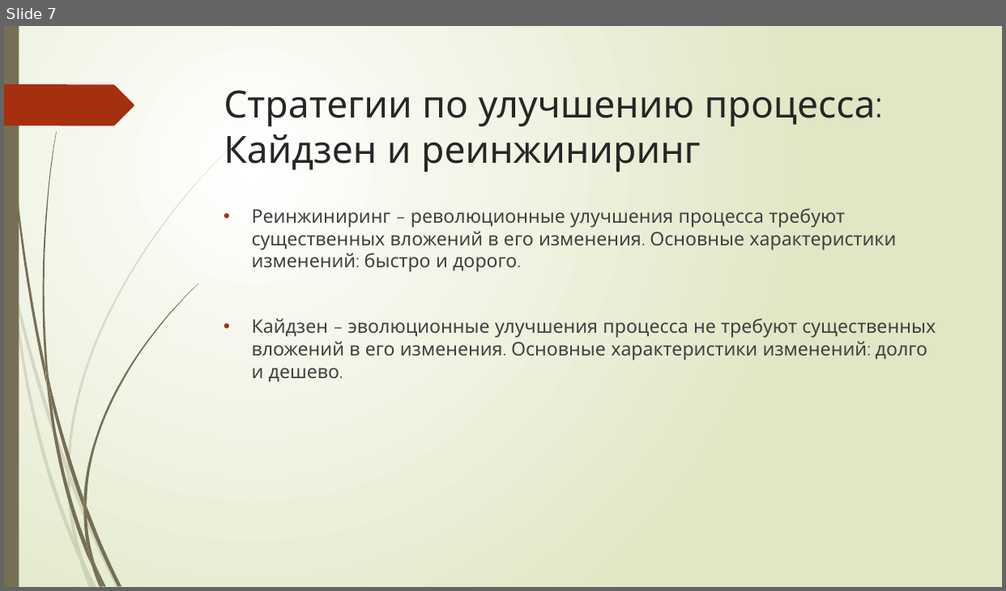
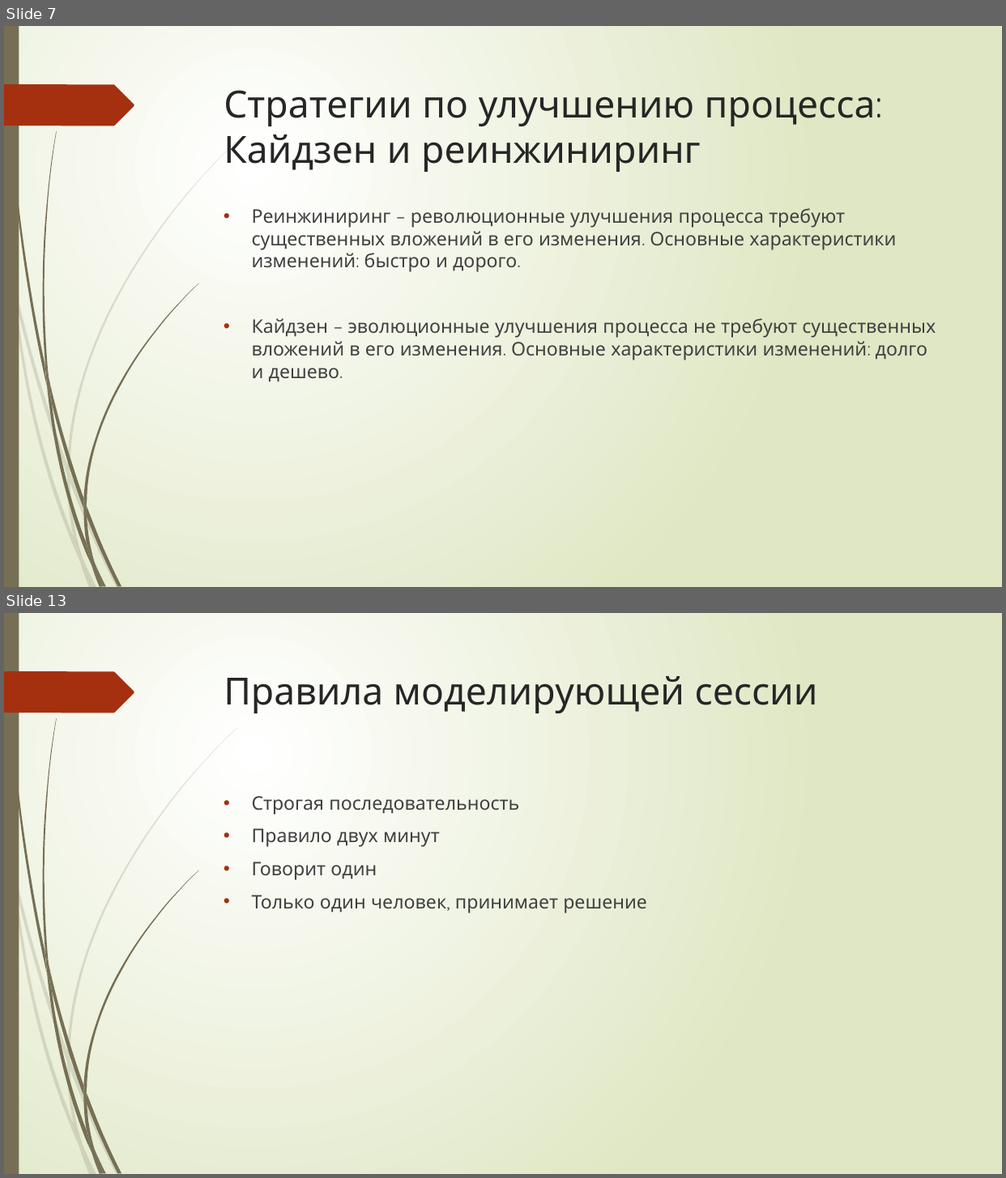
Before and after one commit to Vadilandus/Antonyuk-Vadim-Algoritm, a slide deck: Скиллбокс.pptx. Shown one above the other, each under a label of ours: slide 7 before the commit, slides 7 and 13 after it; the slides between them are not shown. The pictures are 1006x591 and 1006x1178 pixels, drawn with LibreOffice and Linux fonts; fonts in the diff are those of the drawing. Boxes give left, top, right and bottom in pixels: in the first picture for what was removed or moved away, otherwise in the second. Text is boxed around its words. In the diff, an @@ line names an element or a change of style, - is before the commit and + after.

```diff
--- a/Скиллбокс.pptx
+++ b/Скиллбокс.pptx
@@ slide 13 added at (4, 613, 1002, 1174), background gradient #FFFFFF to #DFE8C4; not listed: 24 template elements that a slide beside it also shows @@
@@ title added at (224, 676, 818, 713), 36 pt, text #262626 @@
+Правила моделирующей сессии
@@ text added at (252, 796, 647, 913), 18 pt, text #404040 @@
+• Строгая последовательность
+• Правило двух минут
+• Говорит один
+• Только один человек, принимает решение
```
Also in this commit, not shown: 13 other slides added.
